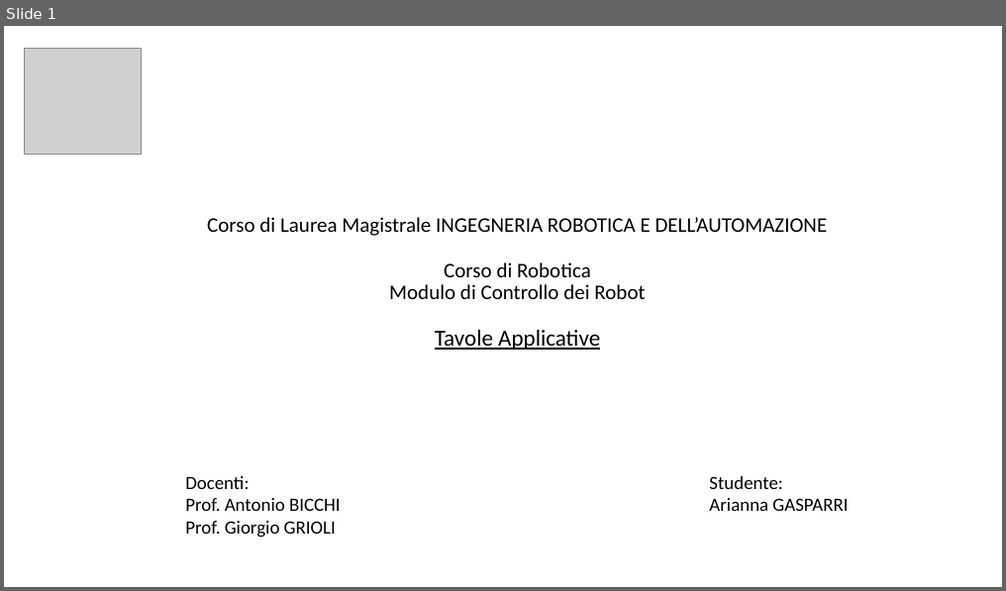
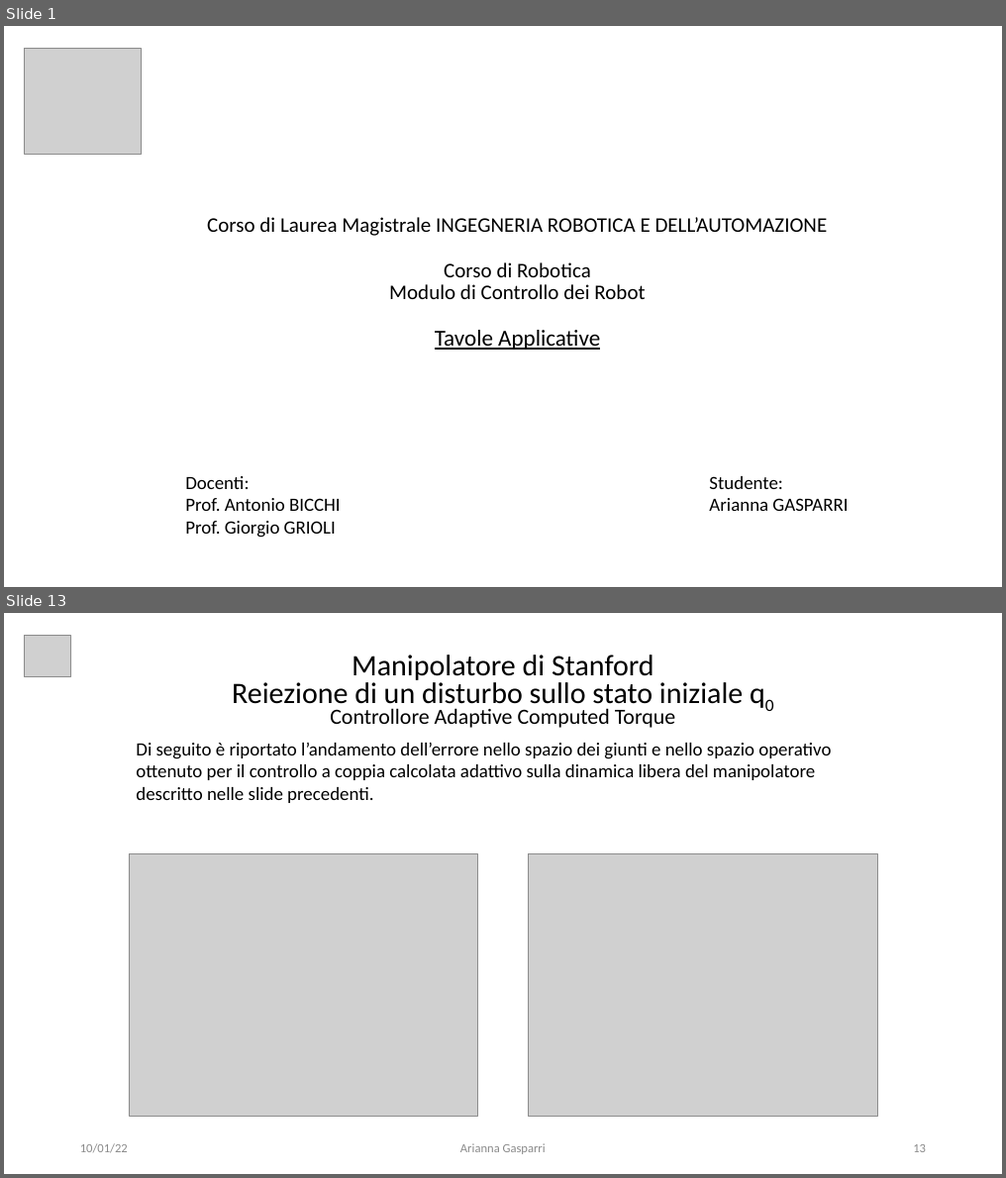
Before and after one commit to giga487/BicchiGas, a slide deck: Relazione/Presentazione.pptx. Shown one above the other, each under a label of ours: slide 1 before the commit, slides 1 and 13 after it; the slides between them are not shown. The pictures are 1006x591 and 1006x1178 pixels, drawn with LibreOffice and Linux fonts; fonts in the diff are those of the drawing; grey boxes stand for pictures. Boxes give left, top, right and bottom in pixels: in the first picture for what was removed or moved away, otherwise in the second. Text is boxed around its words. In the diff, an @@ line names an element or a change of style, - is before the commit and + after.

```diff
--- a/Relazione/Presentazione.pptx
+++ b/Relazione/Presentazione.pptx
@@ slide 13 added at (4,613,1002,1174), background #FFFFFF @@
@@ picture added at (24,635,70,677) @@
@@ text added at (232,655,743,728), 28.6 pt, text #000000 @@
+Manipolatore di Stanford
+Reiezione di un disturbo sullo stato iniziale q0
+Controllore Adaptive Computed Torque
@@ text added at (136,743,831,803), 18 pt, text #000000 @@
+Di seguito è riportato l’andamento dell’errore nello spazio dei giunti e nello spazio operativo ottenuto per il controllo a coppia calcolata adattivo sulla dinamica libera del manipolatore descritto nelle slide precedenti.
@@ picture added at (129,854,478,1116) @@
@@ picture added at (528,854,877,1116) @@
@@ text added at (80,1144,128,1154), 12 pt, text #8C8C8C @@
+10/01/22
@@ text added at (460,1144,546,1155), 12 pt, text #8C8C8C @@
+Arianna Gasparri
@@ page number added at (913,1145,926,1153), 12 pt, text #8C8C8C @@
+13
```
Also in this commit, not shown: 24 slides changed, 13 other slides added, 3 slides removed, 44 other files.
